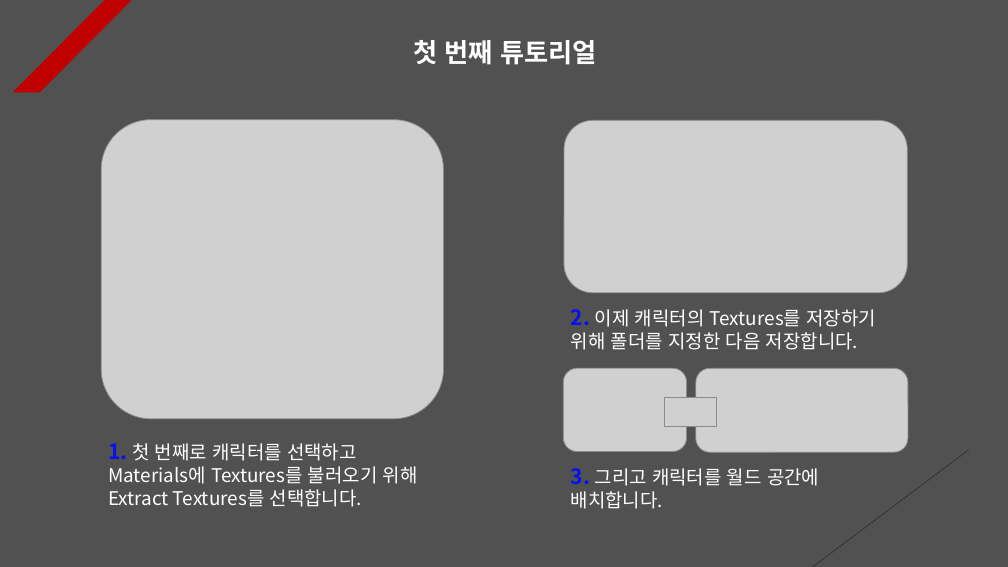
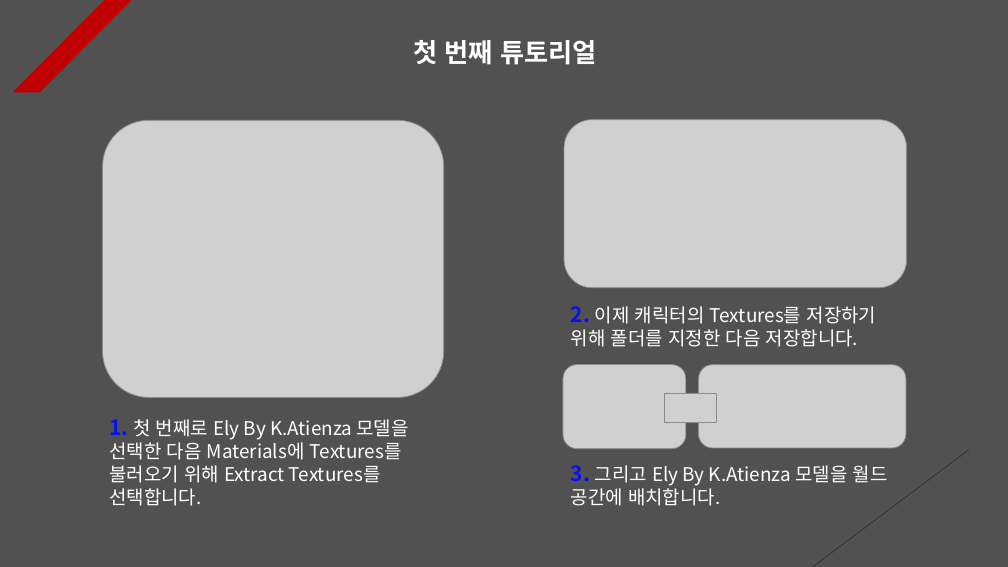
Before and after one commit to Unity2033/3D-UnityEngine, a slide deck: slide 1 of Assets/Animation Event/PPT Data/Animation Event Example.pptx. Drawn at 1008x567 pixels with LibreOffice and Linux fonts; fonts in the diff are those of the drawing; grey boxes stand for pictures. Boxes give left, top, right and bottom in pixels: in the first picture for what was removed or moved away, otherwise in the second. Text is boxed around its words. In the diff, an @@ line names an element or a change of style, - is before the commit and + after.

```diff
--- a/Assets/Animation Event/PPT Data/Animation Event Example.pptx
+++ b/Assets/Animation Event/PPT Data/Animation Event Example.pptx
@@ picture: place and size @@
-picture at box(564, 120, 907, 293)
+picture at box(564, 119, 907, 287)
@@ picture: place and size @@
-picture at box(101, 119, 444, 419)
+picture at box(103, 120, 444, 398)
@@ picture: place and size @@
-picture at box(563, 368, 687, 451)
+picture at box(563, 364, 686, 448)
@@ picture: place and size @@
-picture at box(696, 368, 908, 452)
+picture at box(699, 364, 906, 448)
@@ text at box(109, 419, 409, 506): text changed @@
-1. 첫 번째로 캐릭터를 선택하고 Materials에 Textures를 불러오기 위해 Extract Textures를 선택합니다.
+1. 첫 번째로 Ely By K.Atienza 모델을 선택한 다음 Materials에 Textures를 불러오기 위해 Extract Textures를 선택합니다.
@@ picture: place and size @@
-picture at box(665, 398, 716, 427)
+picture at box(665, 393, 717, 423)
@@ text at box(571, 465, 888, 506): text changed @@
-3. 그리고 캐릭터를 월드 공간에 배치합니다.
+3. 그리고 Ely By K.Atienza 모델을 월드 공간에 배치합니다.
```
Also in this commit, not shown: 9 other slides changed, 3 slides added, 2 slides removed, 24 other files.
